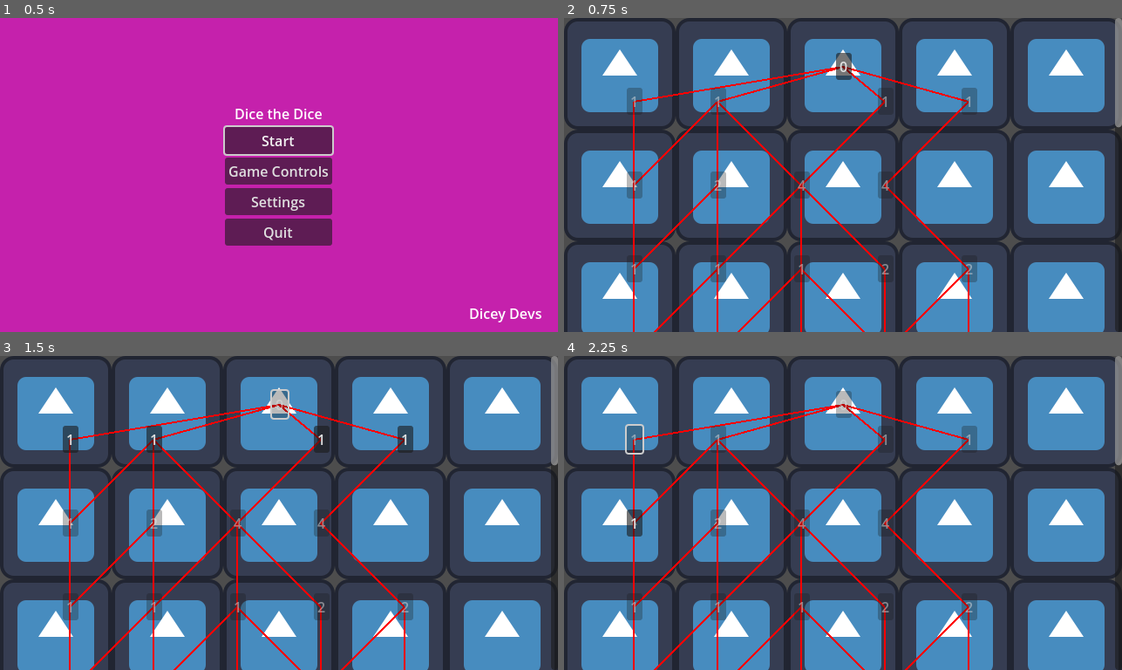
Above: before the commit, frames 1-4 (two rows, left to right).
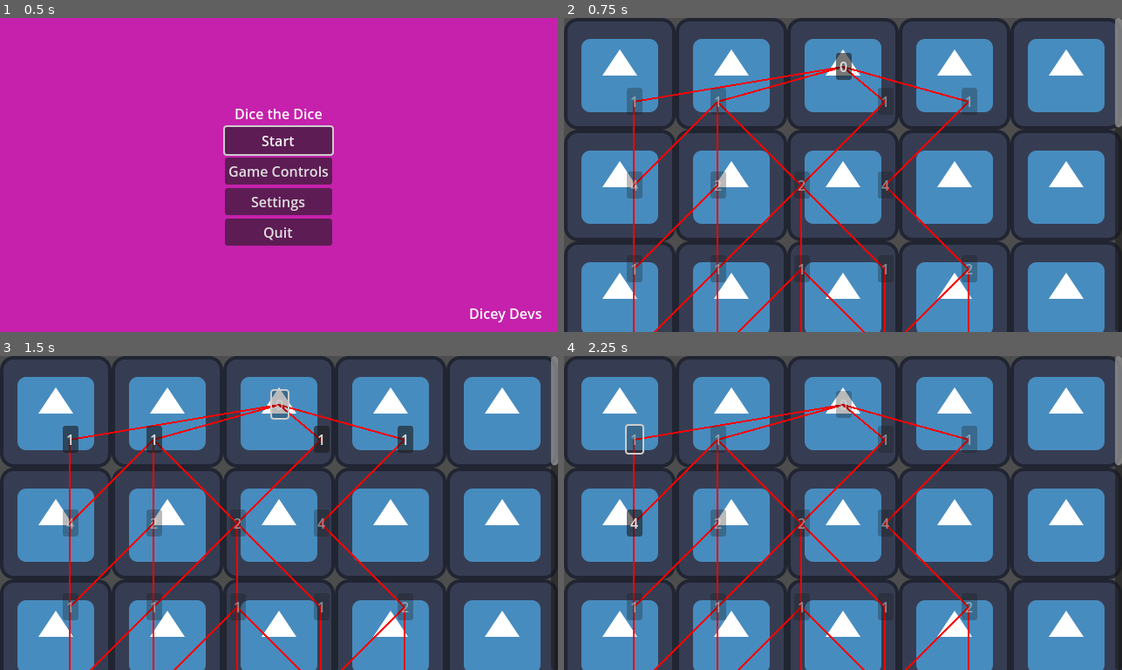
Above: after the commit, the same moments.

Repository: SadBonana/INTD450-Dice_Game
Game: Godot game, scene res://Menus/start_menu.tscn
Same seed, same stepped clock (60 frames per second), same inputs: the game is played once before the commit and once after it. The engine's default icon, where the game draws it, is replaced by a stand-in: a white triangle on a blue panel in a dark square.
Inputs:
- Up to frame 1 (0.5 s): no input
- Up to frame 2 (0.75 s): click "Start" at 0.5 s
- Up to frame 3 (1.5 s): click "0" at 1.25 s
- Up to frame 4 (2.25 s): click "1" at 2 s

Frame 1 is identical in both runs. In frame 2, less than 0.1% of the frame differs, in the area x 11-59%, y 51-82%; in frame 3, less than 0.1%; in frame 4, less than 0.1%.

Commit message:
Fixed issue #84. Campfires will no longer generate at depth d-2

Diff:
--- a/map/MapTree.gd
+++ b/map/MapTree.gd
@@ -308,7 +308,9 @@
 				fin = true	                #selection successful so stop
 
 			NT.CAMPFIRE:
-				if prev != NT.CAMPFIRE: #if campfire was previous selection then skip
+				#if campfire was previous selection then skip
+				#also skip if the depth is d-1 since d is hardcoded to be campfires
+				if prev != NT.CAMPFIRE and depth != d-1:
 					if camp_prob > 0.06:     #otherwise, proceed same as for battle
 						battle_prob     += 0.02
 						camp_prob       -= 0.06
